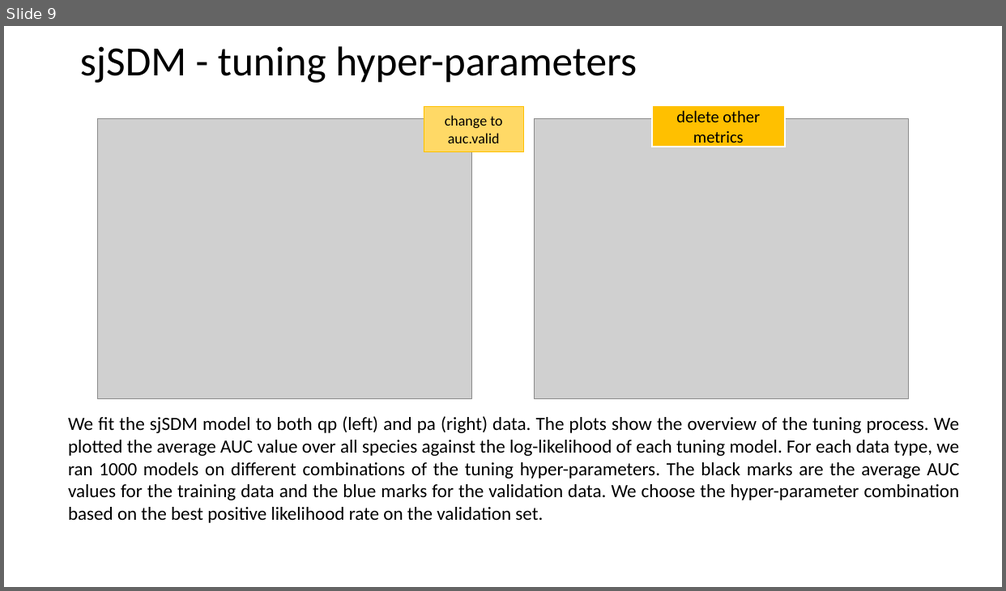
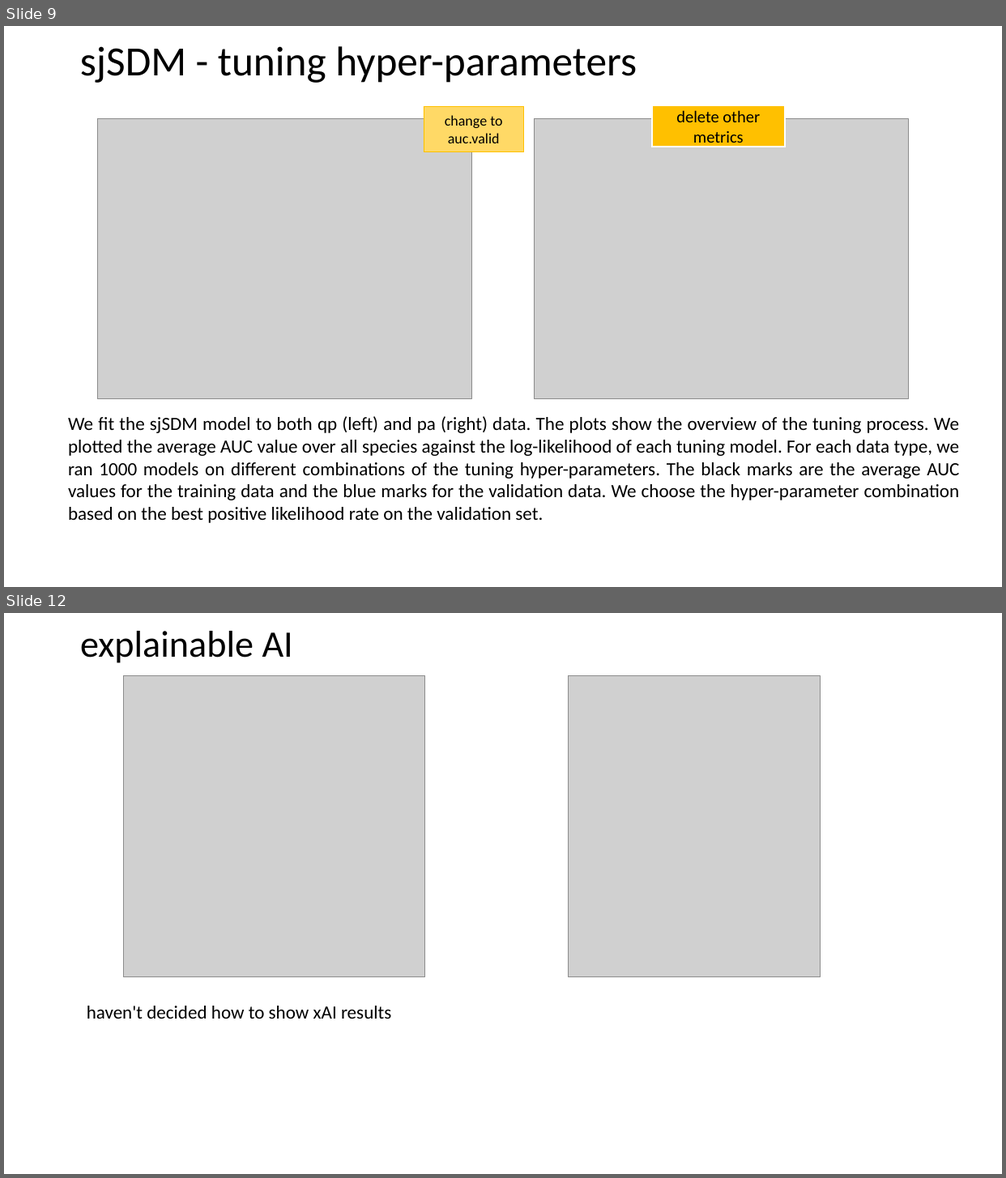
Before and after one commit to dougwyu/HJA_analyses_Kelpie, a slide deck: HJA_sjSDM_paper/misc_presentations/HJA Experiment Forest.ppt. Shown one above the other, each under a label of ours: slide 9 before the commit, slides 9 and 12 after it; the slides between them are not shown. The pictures are 1006x591 and 1006x1178 pixels, drawn with LibreOffice and Linux fonts; fonts in the diff are those of the drawing; grey boxes stand for pictures. Boxes give left, top, right and bottom in pixels: in the first picture for what was removed or moved away, otherwise in the second. Text is boxed around its words. In the diff, an @@ line names an element or a change of style, - is before the commit and + after.

```diff
--- a/HJA_sjSDM_paper/misc_presentations/HJA Experiment Forest.ppt
+++ b/HJA_sjSDM_paper/misc_presentations/HJA Experiment Forest.ppt
@@ slide 12 added at (4, 613, 1002, 1174), background #FFFFFF @@
@@ title added at (80, 631, 293, 663), 36 pt, text #000000 @@
+explainable AI
@@ picture added at (124, 676, 425, 977) @@
@@ picture added at (568, 676, 820, 977) @@
@@ text added at (87, 1006, 391, 1019), 18 pt, text #000000 @@
+haven't decided how to show xAI results
```
Also in this commit, not shown: 1 slide changed, 2 other slides added, 3 slides removed.
